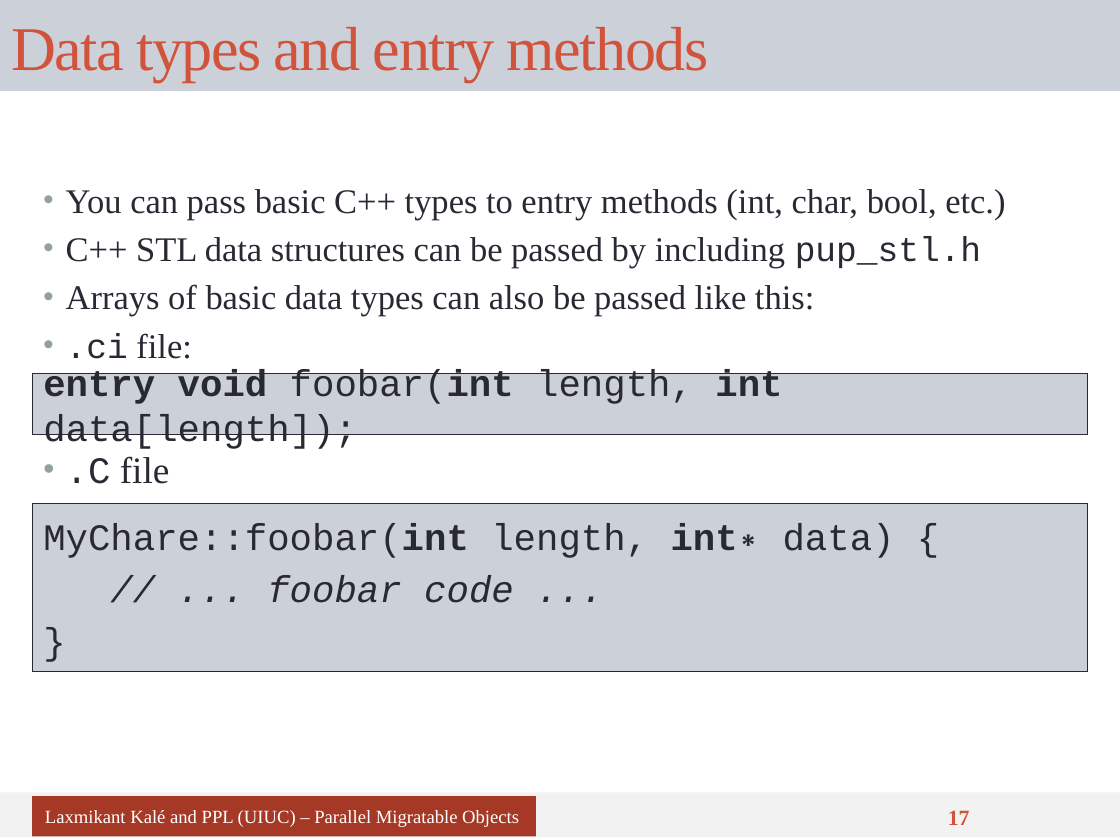
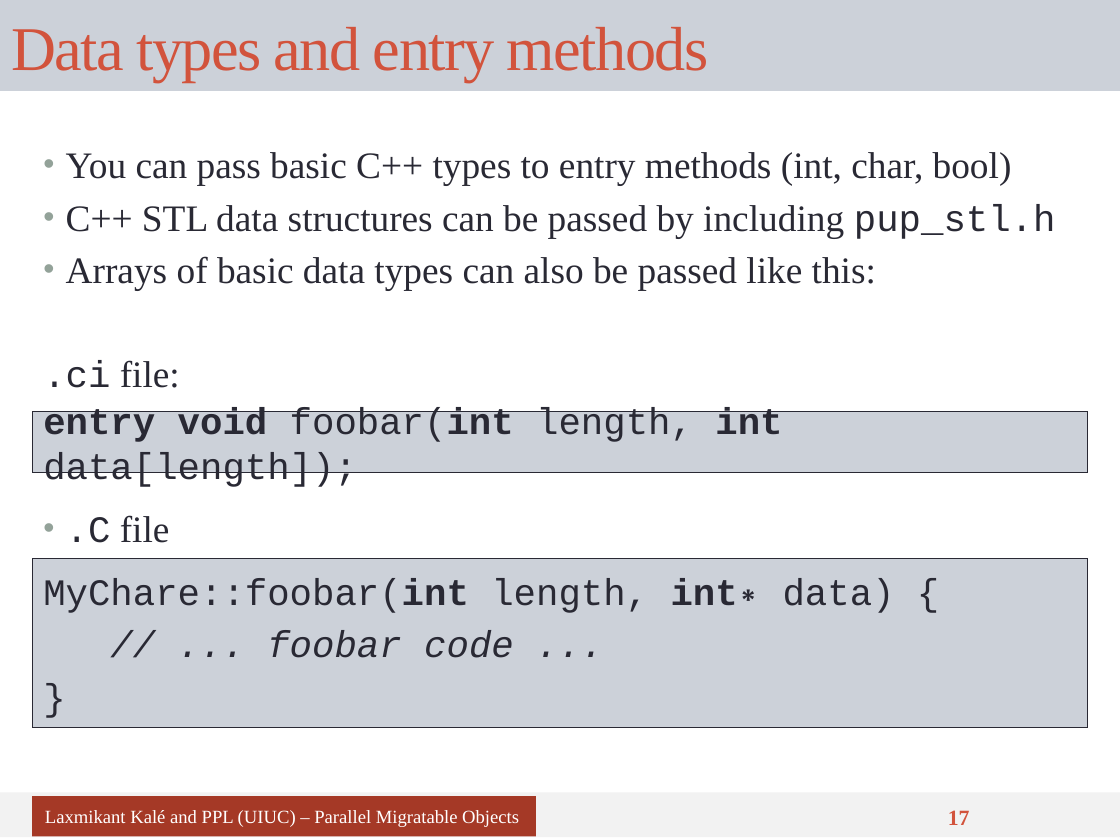
Before and after one commit to UIUC-PPL/charm_tutorial, a slide deck: slide 17 of tutorial-04-charm_basics.pptx. Drawn at 1120x840 pixels with LibreOffice and Linux fonts; fonts in the diff are those of the drawing. Boxes give left, top, right and bottom in pixels: in the first picture for what was removed or moved away, otherwise in the second. Text is boxed around its words. In the diff, an @@ line names an element or a change of style, - is before the commit and + after.

```diff
--- a/tutorial-04-charm_basics.pptx
+++ b/tutorial-04-charm_basics.pptx
@@ text "You can pass basic C++ ...": place and size @@
-text "You can pass basic C++ ..." at [66,189,1005,359]
+text "You can pass basic C++ ..." at [43,152,1056,388]
@@ text at [66,152,1012,186]: text changed; size 22.2 to 24 pt @@
-• You can pass basic C++ types to entry methods (int, char, bool, etc.)
+• You can pass basic C++ types to entry methods (int, char, bool)
@@ text at [43,204,1056,388]: size 22.2 to 24 pt in "C++ STL data structures can be passed ...", "Arrays of basic data types can also ...", ".ci file:"; bullet • to none @@
@@ text "entry void foobar(int length, int ...": place and size @@
-text "entry void foobar(int length, int ..." at [32,374,1088,435]
+text "entry void foobar(int length, int ..." at [32,412,1088,473]
@@ text ".C file": place and size @@
-text ".C file" at [66,456,170,484]
+text ".C file" at [66,515,170,543]
@@ text "MyChare::foobar(int length, int∗ data) {": place and size @@
-text "MyChare::foobar(int length, int∗ data) {" at [32,503,1088,672]
+text "MyChare::foobar(int length, int∗ data) {" at [32,559,1088,728]
```
Also in this commit, not shown: 14 other slides changed.
